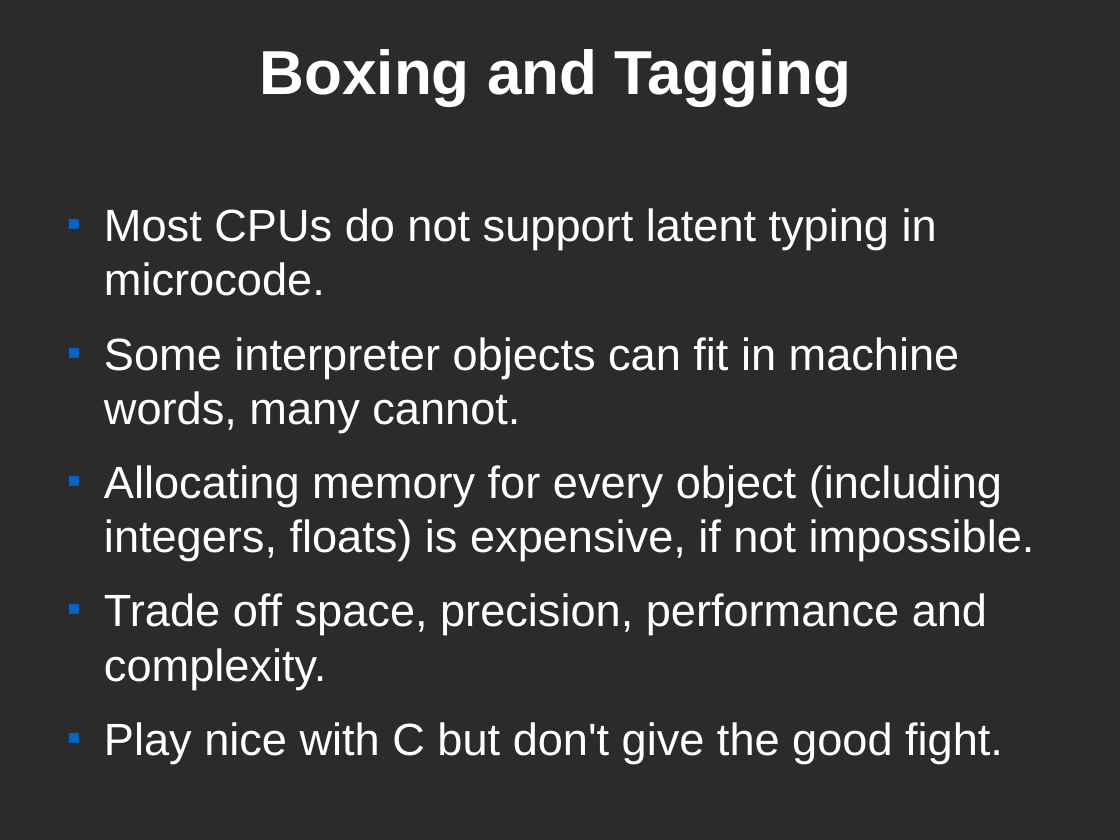
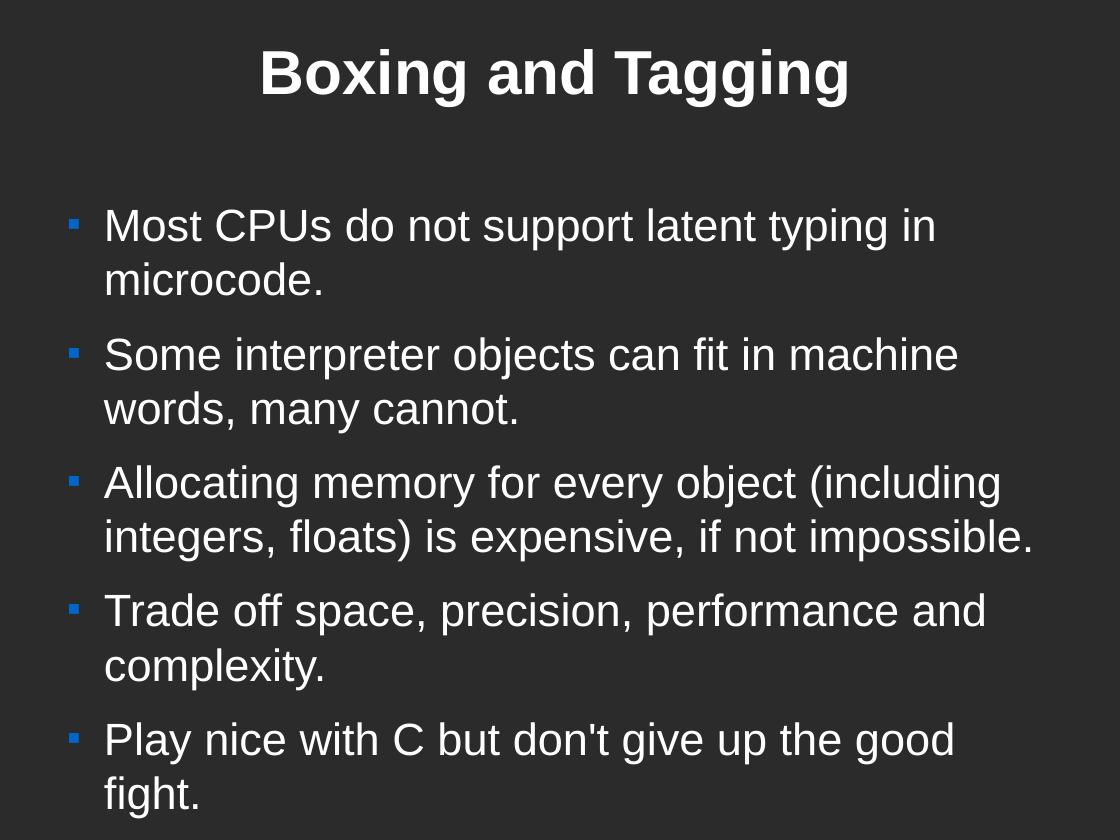
Before and after one commit to kstephens/ll, a slide deck: slide 41 of src/ll/doc/ll_system_design.odp. Drawn at 1120x840 pixels with LibreOffice and Linux fonts; fonts in the diff are those of the drawing; background and template pictures are left out; a plain dark background stands for a picture behind light text. Boxes give left, top, right and bottom in pixels: in the first picture for what was removed or moved away, otherwise in the second. Text is boxed around its words. In the diff, an @@ line names an element or a change of style, - is before the commit and + after.

```diff
--- a/src/ll/doc/ll_system_design.odp
+++ b/src/ll/doc/ll_system_design.odp
@@ text at (104,722,955,818): text changed @@
-■ Play nice with C but don't give the good fight.
+■ Play nice with C but don't give up the good fight.
```
Also in this commit, not shown: 5 other slides changed, 1 other file.
